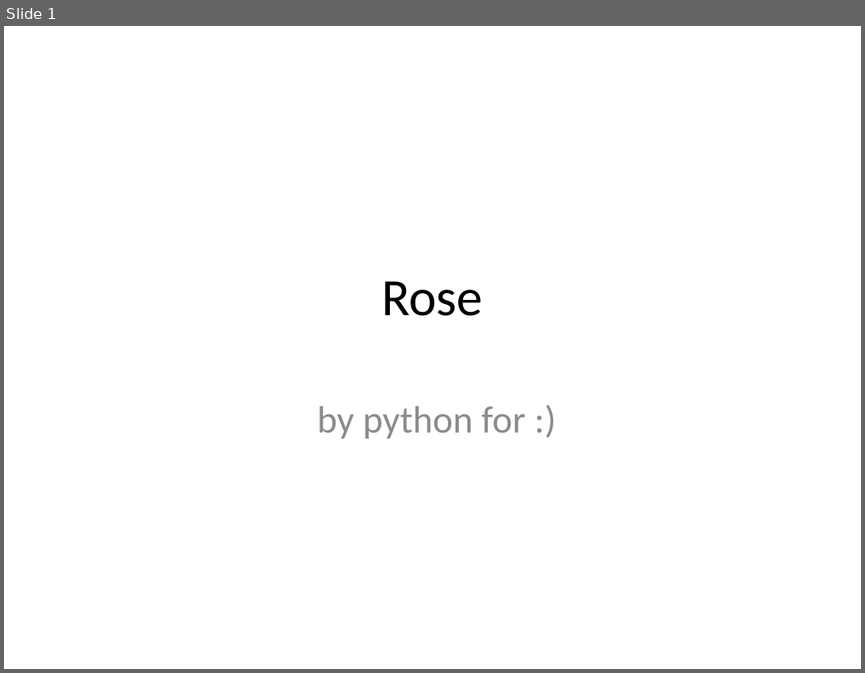
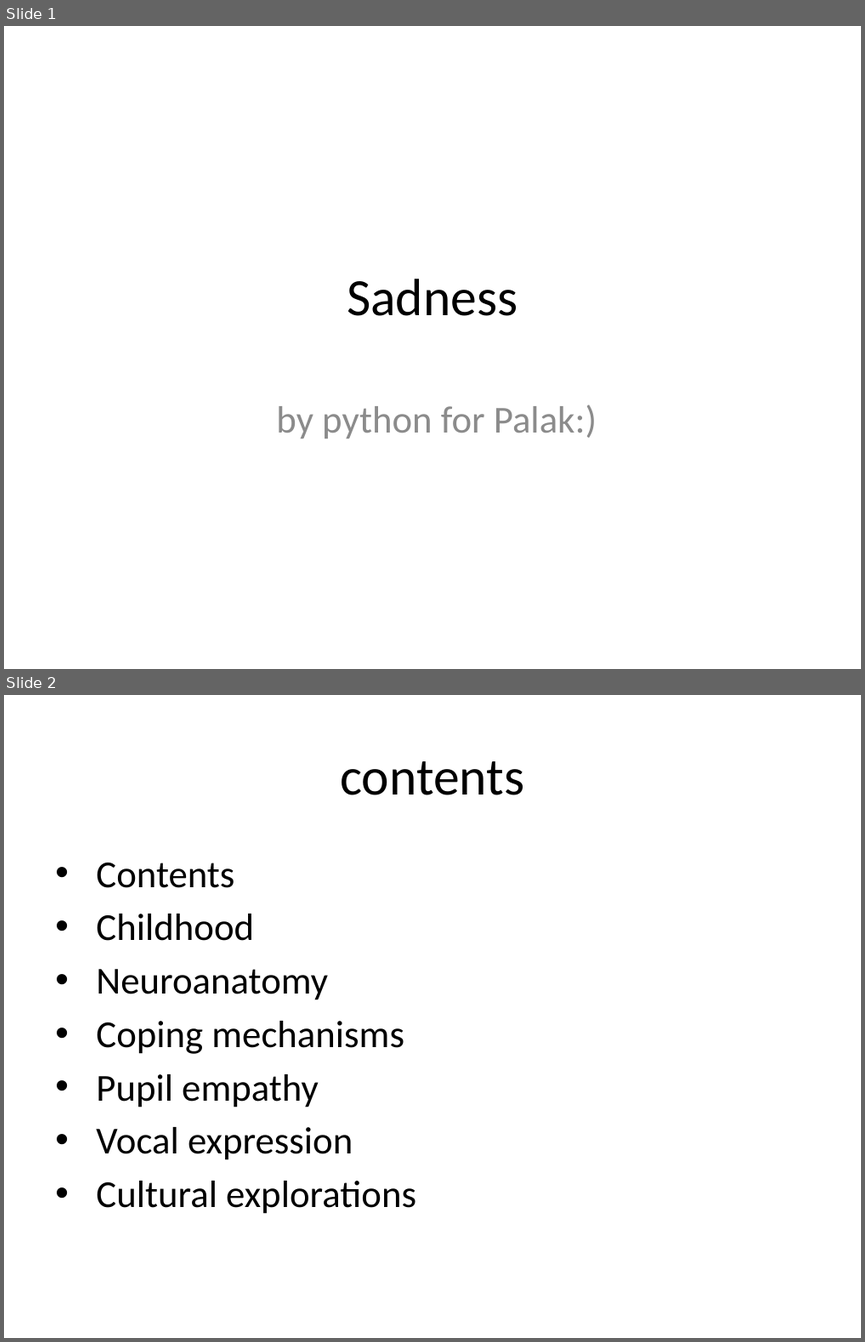
Before and after one commit to eppisai/Uplift---Smart-educational-Platform, a slide deck: AutoPPT-main/something.pptx. Shown one above the other, each under a label of ours: slide 1 before the commit, slides 1 and 2 after it. The pictures are 865x673 and 865x1342 pixels, drawn with LibreOffice and Linux fonts; fonts in the diff are those of the drawing. Boxes give left, top, right and bottom in pixels: in the first picture for what was removed or moved away, otherwise in the second. Text is boxed around its words. In the diff, an @@ line names an element or a change of style, - is before the commit and + after.

Commit message:
sad palak

```diff
--- a/AutoPPT-main/something.pptx
+++ b/AutoPPT-main/something.pptx
@@ slide 2 added at [4,695,861,1338], background #FFFFFF @@
@@ title added at [340,761,524,795], 44 pt, text #000000 @@
+contents
@@ text added at [96,862,416,1213], 32 pt, text #000000 @@
+• Contents
+• Childhood
+• Neuroanatomy
+• Coping mechanisms
+• Pupil empathy
+• Vocal expression
+• Cultural explorations
@@ slide 1 changed as well @@
@@ title at [347,278,517,316]: text changed @@
-Rose
+Sadness
@@ subtitle at [276,404,596,438]: text changed @@
-by python for :)
+by python for Palak:)
```
Also in this commit, not shown: 7 other slides added, 14 slides removed, 1 other file.
